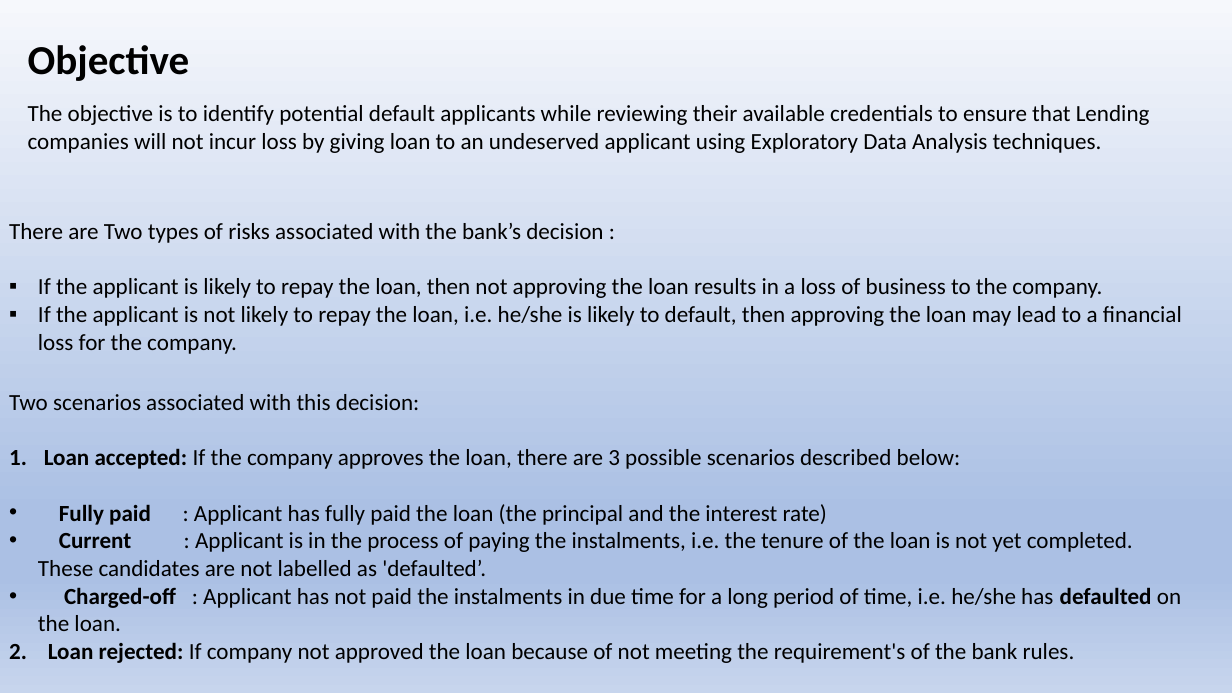
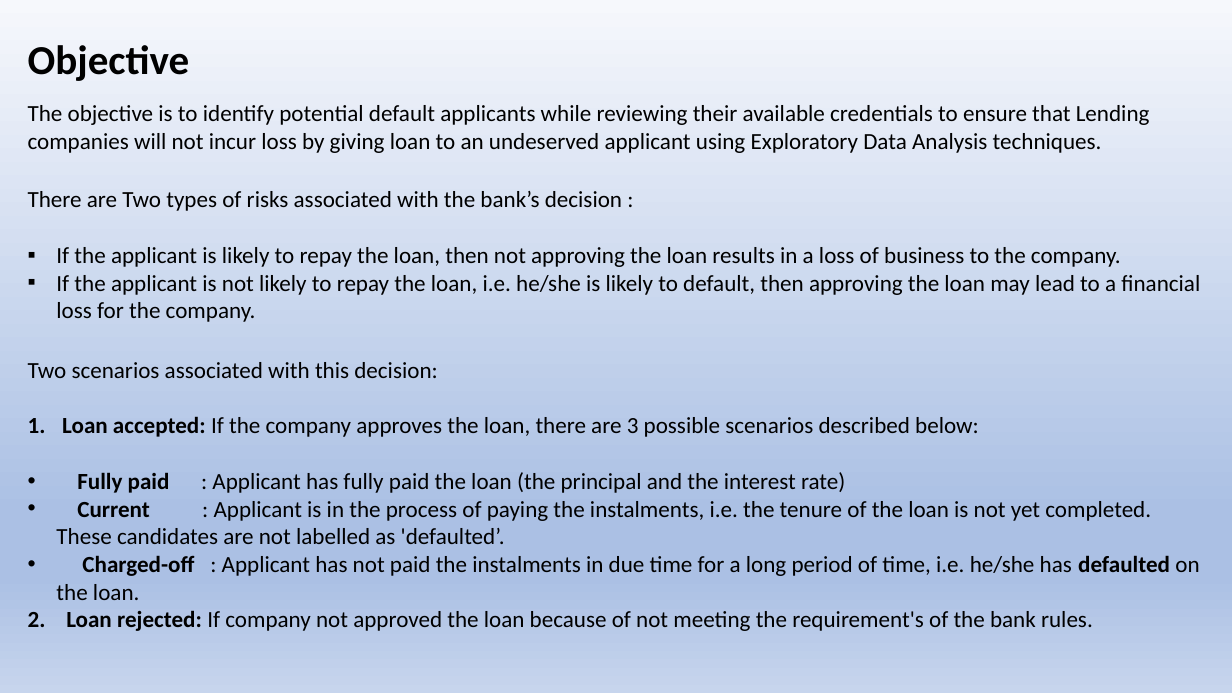
Before and after one commit to sameeravelpuri2/LendingClubCaseStudy, a slide deck: slide 2 of LendingClubCasestudy.pptx. Drawn at 1232x693 pixels with LibreOffice and Linux fonts; fonts in the diff are those of the drawing. Boxes give left, top, right and bottom in pixels: in the first picture for what was removed or moved away, otherwise in the second. Text is boxed around its words. In the diff, an @@ line names an element or a change of style, - is before the commit and + after.

```diff
--- a/LendingClubCasestudy.pptx
+++ b/LendingClubCasestudy.pptx
@@ text "There are Two types of ..." moved from (x1=9, y1=223, x2=1182, y2=354) to (x1=28, y1=191, x2=1200, y2=322) @@
@@ text "Two scenarios associated with this ..." moved from (x1=9, y1=394, x2=1181, y2=663) to (x1=28, y1=362, x2=1199, y2=631) @@
```
Also in this commit, not shown: 1 other file.
